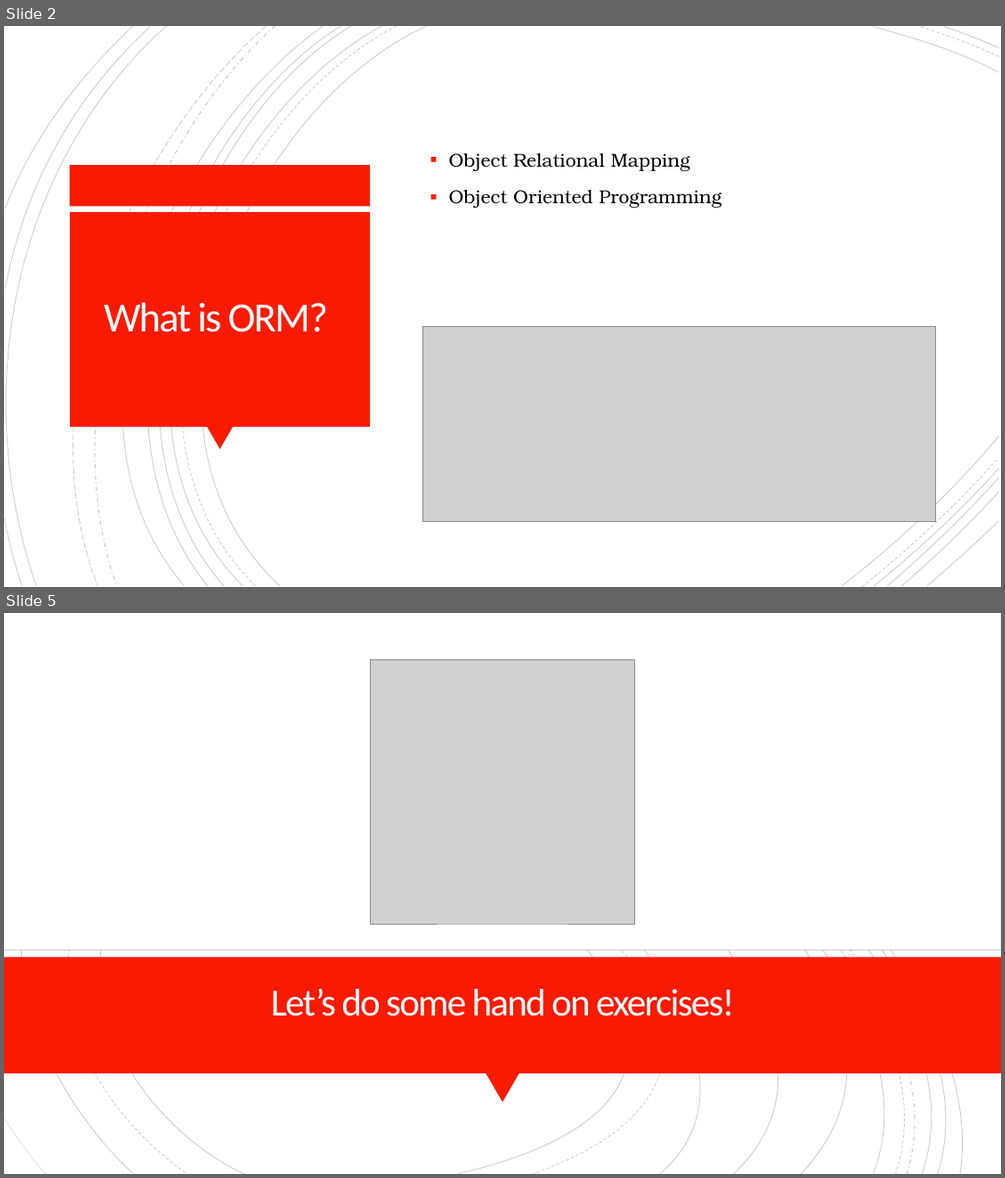
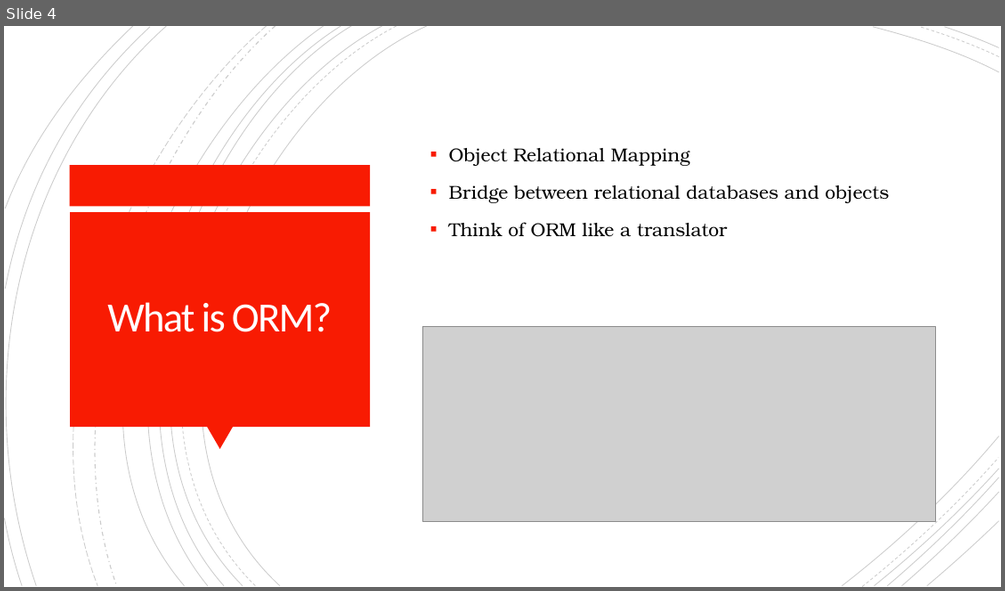
Before and after one commit to isjxn/ORM-Barcamp, a slide deck: ORM_Barcamp_Presentation.pptx. Shown one above the other, each under a label of ours: slides 2 and 5 before the commit, slide 4 after it; the slides between them are not shown. The pictures are 1005x1178 and 1005x591 pixels, drawn with LibreOffice and Linux fonts; fonts in the diff are those of the drawing; grey boxes stand for pictures. Boxes give left, top, right and bottom in pixels: in the first picture for what was removed or moved away, otherwise in the second. Text is boxed around its words. In the diff, an @@ line names an element or a change of style, - is before the commit and + after.

```diff
--- a/ORM_Barcamp_Presentation.pptx
+++ b/ORM_Barcamp_Presentation.pptx
@@ slide 5 removed at [4,613,1001,1174], background #FFFFFF; not listed: 14 template elements that a slide beside it also shows @@
@@ rectangle removed at [4,613,1001,1174] @@
@@ rectangle removed at [4,613,1001,949] @@
@@ group removed at [4,613,1001,1174]: 19 freeform shapes @@
@@ group removed at [4,613,1001,1174]: 19 freeform shapes @@
@@ picture removed at [371,659,634,924] @@
@@ rectangle removed at [4,957,1001,1073] @@
@@ title removed at [271,989,735,1016] @@
-Let’s do some hand on exercises!
@@ triangle removed at [485,1073,519,1102] @@
@@ what was slide 2 is now slide 4 @@
@@ slide 4 changed as well @@
@@ text at [449,185,889,237]: text changed @@
-▪ Object Oriented Programming
+▪ Bridge between relational databases and objects
+▪ Think of ORM like a translator
@@ title "What is ORM?": place and size @@
-title "What is ORM?" at [104,302,328,332]
+title "What is ORM?" at [107,302,332,332]
```
Also in this commit, not shown: 2 other slides changed, 13 slides added, 2 other slides removed, 1 other file.
